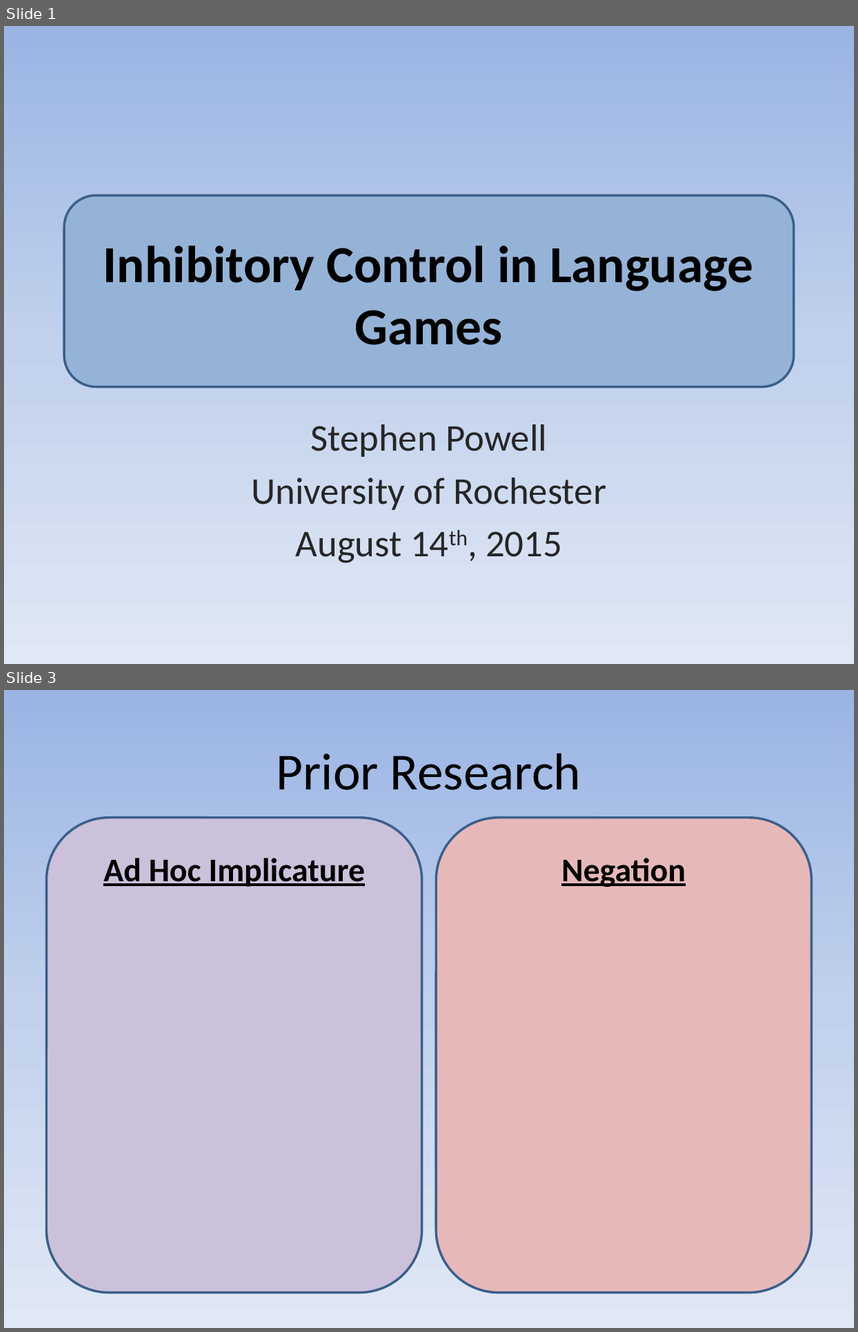
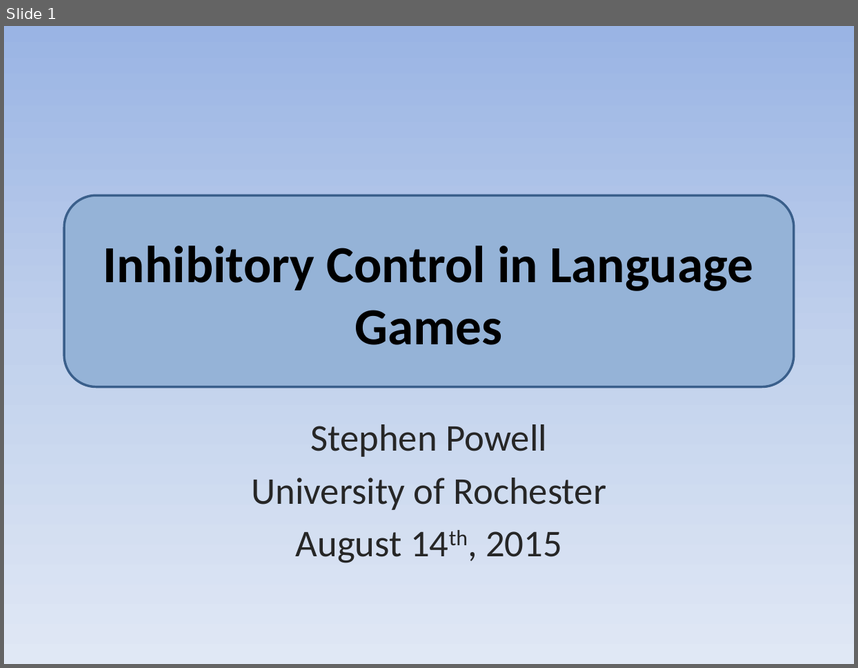
Before and after one commit to ejyoon/neginhib, a slide deck: Stephen_Final_Presentation/CSLI Final Presentation Stephen Powell.pptx. Shown one above the other, each under a label of ours: slides 1 and 3 before the commit, slide 1 after it; the slides between them are not shown. The pictures are 858x1332 and 858x668 pixels, drawn with LibreOffice and Linux fonts; fonts in the diff are those of the drawing. Boxes give left, top, right and bottom in pixels: in the first picture for what was removed or moved away, otherwise in the second. Text is boxed around its words. In the diff, an @@ line names an element or a change of style, - is before the commit and + after.

```diff
--- a/Stephen_Final_Presentation/CSLI Final Presentation Stephen Powell.pptx
+++ b/Stephen_Final_Presentation/CSLI Final Presentation Stephen Powell.pptx
@@ slide 3 removed at [4,690,854,1328], background gradient #9AB5E4 to #C2D1ED to #E1E8F5 @@
@@ title removed at [277,753,581,790] @@
-Prior Research
@@ rounded rectangle removed at [47,818,422,1292] @@
@@ rounded rectangle removed at [436,818,811,1292] @@
@@ text removed at [103,858,366,887] @@
-Ad Hoc Implicature
@@ text removed at [562,858,686,887] @@
-Negation
```
Also in this commit, not shown: 6 slides changed, 6 slides added, 1 other slide removed.
